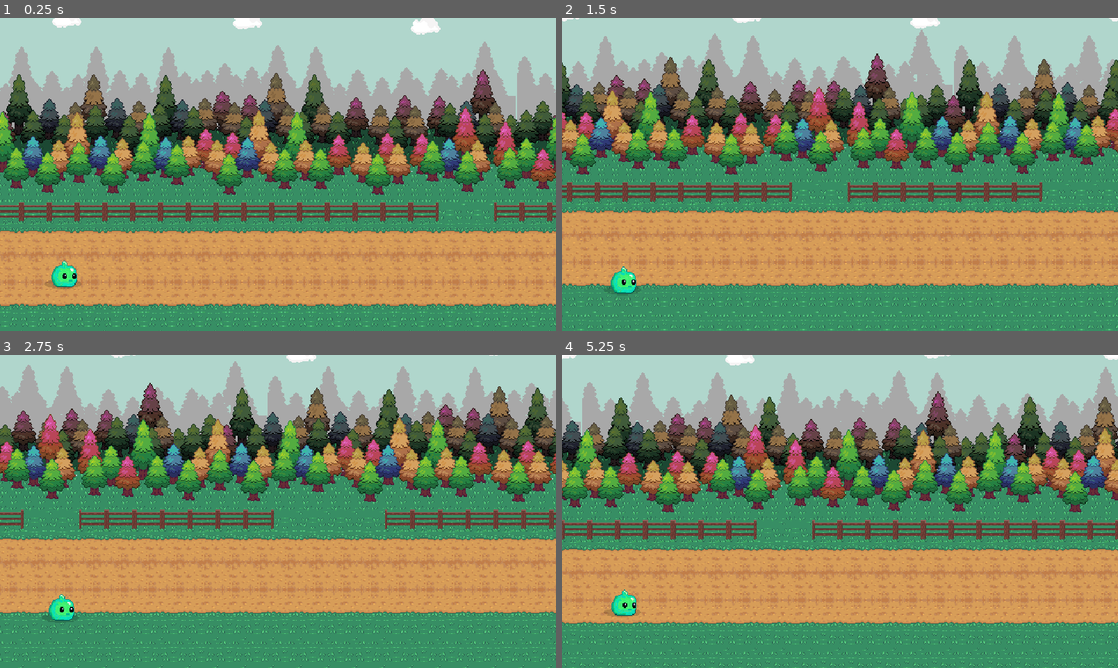
Above: before the commit, frames 1-4 (two rows, left to right).
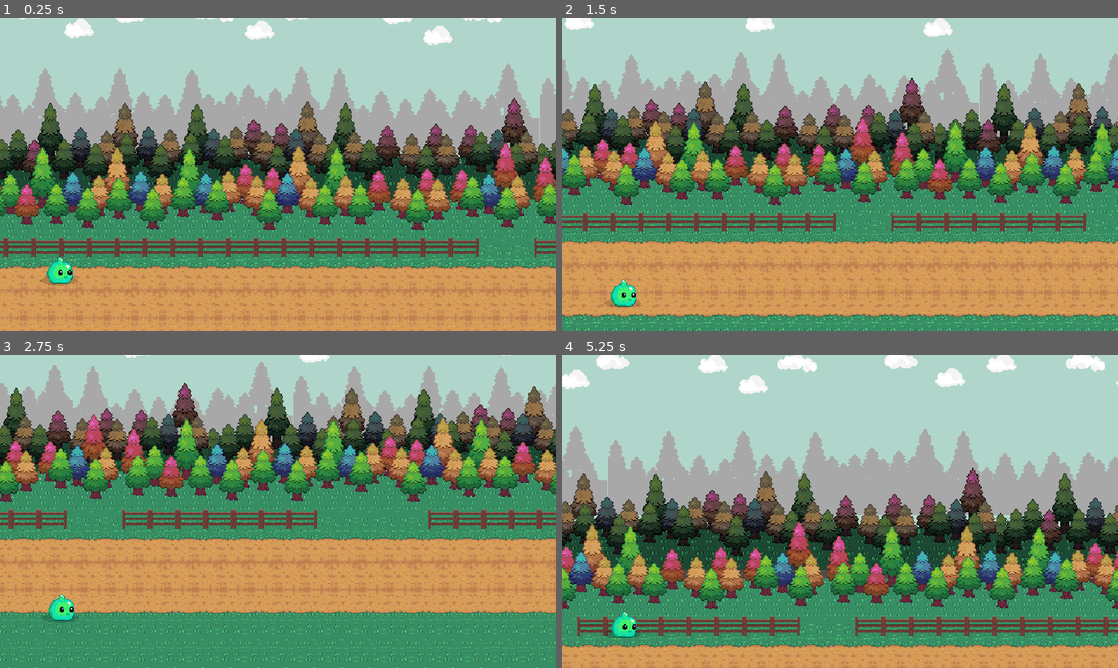
Above: after the commit, the same moments.

Repository: romanchertushkindev-art/animal-merge
Game: Godot game, scene res://Scenes/race/race.tscn
Two runs of this game, one before a commit and one after it. Both use one fixed random seed, a clock stepped at 60 frames per second and the inputs below.
Inputs (mouse positions are in pixels of both pictures, inside the frame that each line leads up to):
- Up to frame 1 (0.25 s): no input
- Up to frame 2 (1.5 s): tap Enter (ui_accept) at 0.5, 0.77 s; move the mouse to (962, 158) at 0.52 s; hold Right (ui_right) 0.53-1.28 s; click (962, 158) at 0.67 s; move the mouse to (728, 190) at 1.27 s; hold Down (ui_down) from 1.28 s (still down)
- Up to frame 3 (2.75 s): tap Enter (ui_accept) at 1.52 s; move the mouse to (333, 442) at 2.02 s; release Down (ui_down) at 2.03 s; hold Right (ui_right) from 2.03 s (still down)
- Up to frame 4 (5.25 s): move the mouse to (812, 574) at 2.77 s; release Right (ui_right) at 2.78 s; hold Up (ui_up) 2.78-3.53 s; click (812, 574) at 2.92 s; tap Enter (ui_accept) at 3.02, 3.77, 4.52 s; move the mouse to (1006, 558) at 3.52 s; hold Left (ui_left) 3.53-5.03 s; move the mouse to (673, 464) at 4.27 s; move the mouse to (867, 511) at 5.02 s; hold Down (ui_down) from 5.03 s (still down); click (867, 511) at 5.17 s

The runs differ from the first frame. In frame 1, 67% of the frame differs, in the area x 0-100%, y 0-100%; in frame 2, 65%; in frame 3, 39%; in frame 4, 83%.

Commit message:
race: полоса 0 = 200, менеджер больше не перетирает lane_y/позицию
- lane_y[0] исправлен с 10 на 200 (и в сцене, и в скрипте)
- raceManager больше не переопределяет lane_y и позицию слизня:
  полосы читаются из узла RacerSlime, start_x берётся из его X
- восстановлен move_toward смены полосы (был закомментирован) и убран print(123)

Diff:
--- a/Scenes/race/race.tscn
+++ b/Scenes/race/race.tscn
@@ -70,6 +70,7 @@
 
 [node name="RacerSlime" parent="." unique_id=190882148 instance=ExtResource("6_ed64k")]
 position = Vector2(50, 200)
+lane_y = Array[float]([200.0, 275.0, 305.0])
 lane = 0
 
 [node name="Camera2D" type="Camera2D" parent="RacerSlime" unique_id=1585788004]
--- a/Scripts/race/raceManager.gd
+++ b/Scripts/race/raceManager.gd
@@ -24,8 +24,6 @@
 # ТРАССА
 # ============================================
 @export_group("Трасса")
-@export var lane_y: Array[float] = [245.0, 275.0, 305.0]
-@export var start_x: float = 100.0          # откуда стартует слизень
 @export var pixels_per_meter: float = 40.0  # перевод пикселей в метры
 
 # ============================================
@@ -62,6 +60,7 @@
 var _selected_slime_id: String = ""
 var _running: bool = false
 var _finish_x: float = 0.0
+var _start_x: float = 0.0             # X, с которого начался заезд (берём у слизня)
 var _selection_dialog: Dialog = null
 var _result_dialog: Dialog = null
 
@@ -78,9 +77,10 @@
 
 ## Раздаёт препятствиям полосы, чтобы они встали ровно на свою дорожку
 func _setup_obstacles() -> void:
+	# Полосы берём у слизня: он задан в сцене и это единственный источник
 	for child in obstacles_root.get_children():
 		if child is Obstacle:
-			(child as Obstacle).setup(lane_y)
+			(child as Obstacle).setup(slime.lane_y)
 
 # ============================================
 # ВЫБОР ГОНЩИКА ИЗ ИНВЕНТАРЯ
@@ -124,8 +124,8 @@
 	_selected_uid = uid
 
 	slime.apply_slime(slime_id, uid)
-	slime.lane_y = lane_y
-	slime.global_position = Vector2(start_x, lane_y[clampi(slime.lane, 0, lane_y.size() - 1)])
+	# Позиция и полосы уже заданы в сцене на узле RacerSlime — не трогаем
+	_start_x = slime.position.x
 	slime.speed = base_speed + slime.race_stat("race_speed") * speed_per_stat
 
 	_running = true
@@ -225,7 +225,7 @@
 # НАГРАДА
 # ============================================
 func _distance_px() -> float:
-	return maxf(slime.global_position.x - start_x, 0.0)
+	return maxf(slime.global_position.x - _start_x, 0.0)
 
 func _distance_m() -> float:
 	return _distance_px() / maxf(pixels_per_meter, 1.0)
--- a/Scripts/race/racer_slime.gd
+++ b/Scripts/race/racer_slime.gd
@@ -16,7 +16,7 @@
 # ПАРАМЕТРЫ
 # ============================================
 @export var speed: float = 190.0            # px/с вправо (менеджер пересчитывает)
-@export var lane_y: Array[float] = [245.0, 275.0, 305.0]
+@export var lane_y: Array[float] = [200.0, 275.0, 305.0]
 @export var lane: int = 1                   # текущая полоса 0..2
 @export var lane_speed: float = 300.0       # px/с смены полосы
 @export var jump_velocity: float = 400.0    # px/с вверх
